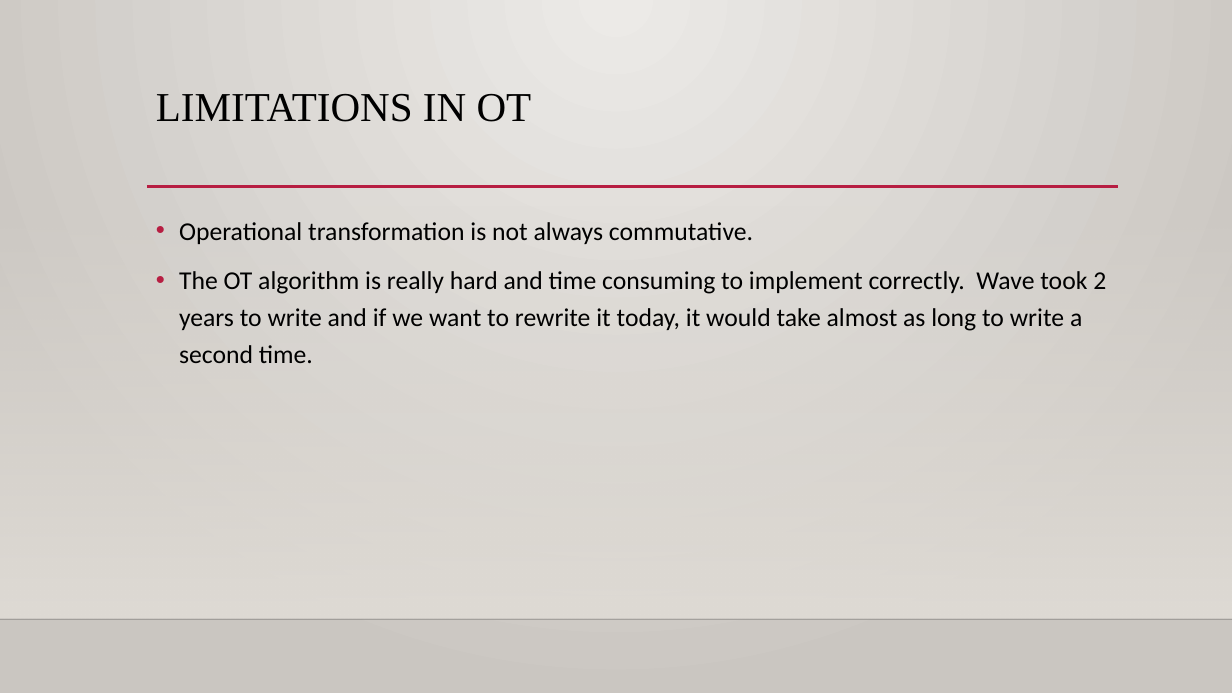
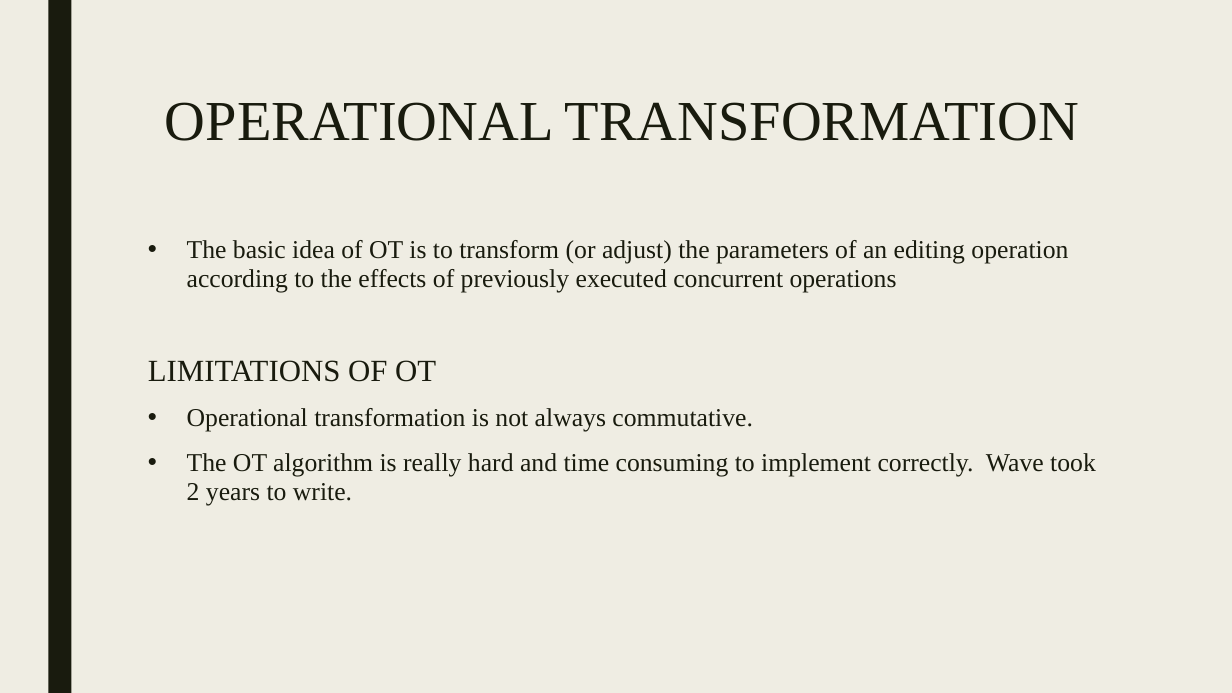
Before and after one commit to azhagumathi/pres, a slide deck: slide 4 of crdt.pptx (slide 24 before the commit). Drawn at 1232x693 pixels with LibreOffice and Linux fonts; fonts in the diff are those of the drawing; background and template pictures are left out. Boxes give left, top, right and bottom in pixels: in the first picture for what was removed or moved away, otherwise in the second. Text is boxed around its words. In the diff, an @@ line names an element or a change of style, - is before the commit and + after.

```diff
--- a/crdt.pptx
+++ b/crdt.pptx
@@ background gradient #ECEAE7 to #CAC7C1 to #EFEDE3 @@
@@ rectangle added at (48, 0, 71, 693), fill #191B0E @@
@@ title at (165, 102, 1079, 141): text changed; size 32 to 44 pt; text colour #000000 to #191B0E @@
-LIMITATIONS IN OT
+OPERATIONAL TRANSFORMATION
@@ rectangle removed at (0, 204, 1232, 619) @@
@@ line removed from (147, 187) to (1118, 187) @@
@@ text "The basic idea of OT ...": place and size @@
-text "The basic idea of OT ..." at (179, 222, 1106, 363)
+text "The basic idea of OT ..." at (148, 240, 1096, 505)
@@ text at (148, 240, 1068, 382): paragraphs added @@
+• The basic idea of OT is to transform (or adjust) the parameters of an editing operation according to the effects of previously executed concurrent operations
+LIMITATIONS OF OT
@@ text at (187, 408, 753, 432): font Calibri to Times New Roman, text colour #000000 to #191B0E in "Operational transformation is not always commutative."; indent changed; line spacing 1.2 to 0.94; more space between paragraphs @@
@@ text at (187, 453, 1096, 505): text changed; font Calibri to Times New Roman; text colour #000000 to #191B0E @@
-• The OT algorithm is really hard and time consuming to implement correctly. Wave took 2 years to write and if we want to rewrite it today, it would take almost as long to write a second time.
+• The OT algorithm is really hard and time consuming to implement correctly. Wave took 2 years to write.
@@ line removed from (0, 619) to (1232, 619) @@
```
Also in this commit, not shown: 9 other slides changed, 2 slides added, 22 slides removed, 1 other file.
